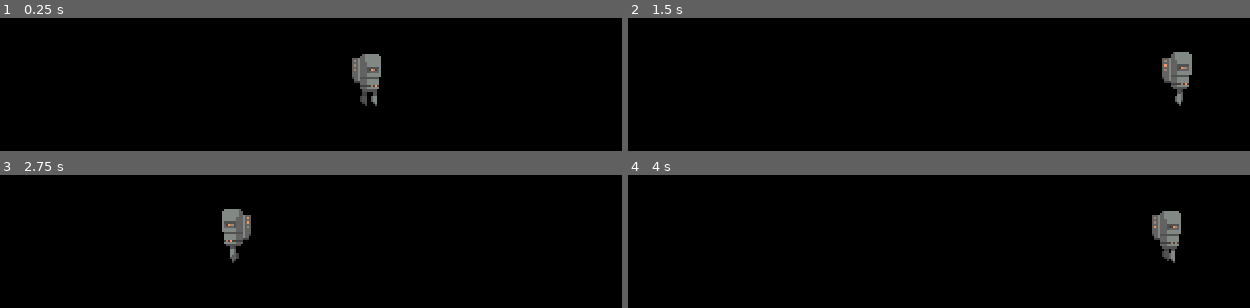
Above: before the commit, frames 1-4 (two rows, left to right).
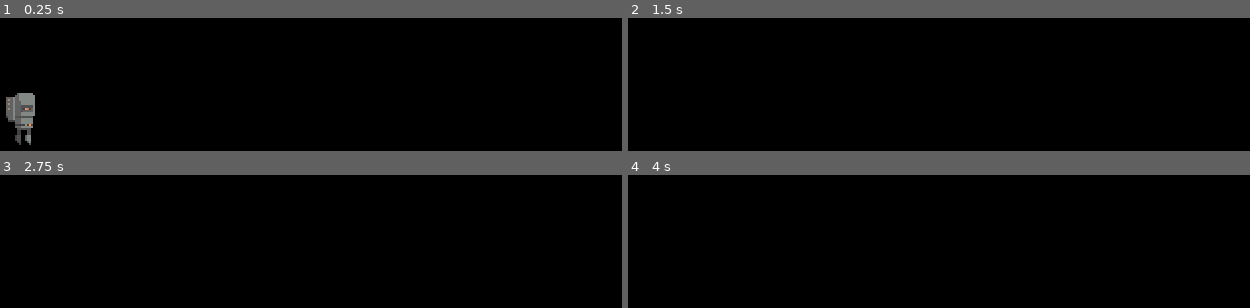
Above: after the commit, the same moments.

Repository: ricklusuardi/BuiltToScale2024
Game: Godot game, scene res://world.tscn
Same seed, same stepped clock (60 frames per second), same inputs: the game is played once before the commit and once after it.
Inputs:
- Up to frame 1 (0.25 s): no input
- Up to frame 2 (1.5 s): hold Right (ui_right) from 0.53 s (still down)
- Up to frame 3 (2.75 s): release Right (ui_right) at 2.03 s; hold Left (ui_left) from 2.03 s (still down)
- Up to frame 4 (4 s): release Left (ui_left) at 2.78 s; hold Right (ui_right) from 2.78 s (still down)

The runs differ from the first frame. In frame 1, 2.6% of the frame differs, in the area x 0-62%, y 27-96%; in frame 2, 1.3%; in frame 3, 1.2%; in frame 4, 1.3%.

Commit message:
barebone elevator
is has a starting and an end point, use it when LD
will improve it using the mass of the player

Diff:
--- a/Chara.gd
+++ b/Chara.gd
@@ -40,7 +40,6 @@
 	randomize()
 
 func _physics_process(delta):
-	print(currentMass)
 	if is_in_wind:
 		apply_wind_effect(delta)
 	else:
--- a/Chara.tscn
+++ b/Chara.tscn
@@ -132,6 +132,8 @@
 stream_10/weight = 1.0
 
 [node name="Node2D" type="CharacterBody2D" groups=["MainCharacterGroup"]]
+collision_layer = 3
+collision_mask = 0
 script = ExtResource("1_rmnxf")
 maxHealth = 3
 scaleChange = Vector2(2, 2)
--- /dev/null
+++ b/pedana.gd
@@ -0,0 +1,28 @@
+extends AnimatableBody2D
+
+@onready var starting_pos = position
+@onready var end_position = %EndPosition.position  # Ensure this points to the correct node in your scene
+var is_on_pedana: bool = false
+
+# Called every frame. 'delta' is the elapsed time since the previous frame.
+func _process(delta):
+	print(str(position))
+	if is_on_pedana:
+		position = position.move_toward(end_position, 100 * delta)  # Moves toward the end position
+	else:
+		position = position.move_toward(starting_pos, 100 * delta)  # Moves back to the starting position
+
+
+
+
+
+
+func _on_area_2d_body_entered(body):
+	if body is Chara:
+		is_on_pedana = true
+
+
+
+func _on_area_2d_body_exited(body):
+	if body is Chara:
+		is_on_pedana = false
--- /dev/null
+++ b/pedana.tscn
@@ -0,0 +1,49 @@
+[gd_scene load_steps=6 format=3 uid="uid://smutpl3j4mml"]
+
+[ext_resource type="Script" path="res://pedana.gd" id="1_meddu"]
+[ext_resource type="Texture2D" uid="uid://cph162th5vbs1" path="res://icon.svg" id="2_k7w1k"]
+[ext_resource type="PackedScene" uid="uid://bawshwc6vy2s6" path="res://Chara.tscn" id="3_huafg"]
+
+[sub_resource type="RectangleShape2D" id="RectangleShape2D_0gyp6"]
+size = Vector2(196.5, 118)
+
+[sub_resource type="RectangleShape2D" id="RectangleShape2D_pnio8"]
+size = Vector2(328, 28)
+
+[node name="Pedana" type="Node2D"]
+
+[node name="EndPosition" type="Marker2D" parent="."]
+unique_name_in_owner = true
+position = Vector2(179, -154)
+
+[node name="Area2D" type="Area2D" parent="."]
+position = Vector2(317, 112)
+collision_layer = 2
+collision_mask = 2
+monitorable = false
+
+[node name="CollisionShape2D" type="CollisionShape2D" parent="Area2D"]
+position = Vector2(-85.75, 36)
+shape = SubResource("RectangleShape2D_0gyp6")
+
+[node name="Node2D" parent="." instance=ExtResource("3_huafg")]
+position = Vector2(78, 210)
+collision_layer = 2
+collision_mask = 1
+
+[node name="AnimatableBody2D" type="AnimatableBody2D" parent="."]
+position = Vector2(-5, 179)
+collision_mask = 0
+script = ExtResource("1_meddu")
+
+[node name="Sprite2D" type="Sprite2D" parent="AnimatableBody2D"]
+position = Vector2(178, 63)
+scale = Vector2(2.53906, 0.1875)
+texture = ExtResource("2_k7w1k")
+
+[node name="CollisionShape2D" type="CollisionShape2D" parent="AnimatableBody2D"]
+position = Vector2(182, 68)
+shape = SubResource("RectangleShape2D_pnio8")
+
+[connection signal="body_entered" from="Area2D" to="AnimatableBody2D" method="_on_area_2d_body_entered"]
+[connection signal="body_exited" from="Area2D" to="AnimatableBody2D" method="_on_area_2d_body_exited"]
--- a/world.tscn
+++ b/world.tscn
@@ -8,20 +8,24 @@
 size = Vector2(1457, 20)
 
 [sub_resource type="RectangleShape2D" id="RectangleShape2D_l8hmt"]
-size = Vector2(122, 94)
+size = Vector2(179, 263)
+
+[sub_resource type="RectangleShape2D" id="RectangleShape2D_owrha"]
 
 [node name="World" type="Node2D"]
 
 [node name="Character" parent="." instance=ExtResource("1_gcqke")]
 unique_name_in_owner = true
-position = Vector2(272, 216)
+position = Vector2(106, 217)
 in_wind_speed = 200
-massChange = 2.0
+massChange = 4.0
 
 [node name="StaticBody2D" type="StaticBody2D" parent="."]
-position = Vector2(327, 581)
+visible = false
+position = Vector2(-526, 574)
 
 [node name="CollisionShape2D" type="CollisionShape2D" parent="StaticBody2D"]
+visible = false
 position = Vector2(-70, -325)
 shape = SubResource("RectangleShape2D_4o578")
 
@@ -38,5 +42,12 @@
 position = Vector2(383, 190)
 
 [node name="CollisionShape2D" type="CollisionShape2D" parent="WindArea"]
-position = Vector2(6, 7)
+position = Vector2(230, -65)
 shape = SubResource("RectangleShape2D_l8hmt")
+
+[node name="RigidBody2D" type="RigidBody2D" parent="."]
+position = Vector2(139, 221)
+gravity_scale = 0.0
+
+[node name="CollisionShape2D" type="CollisionShape2D" parent="RigidBody2D"]
+shape = SubResource("RectangleShape2D_owrha")
Not shown: 1 places in world.tscn that only renumber resources
